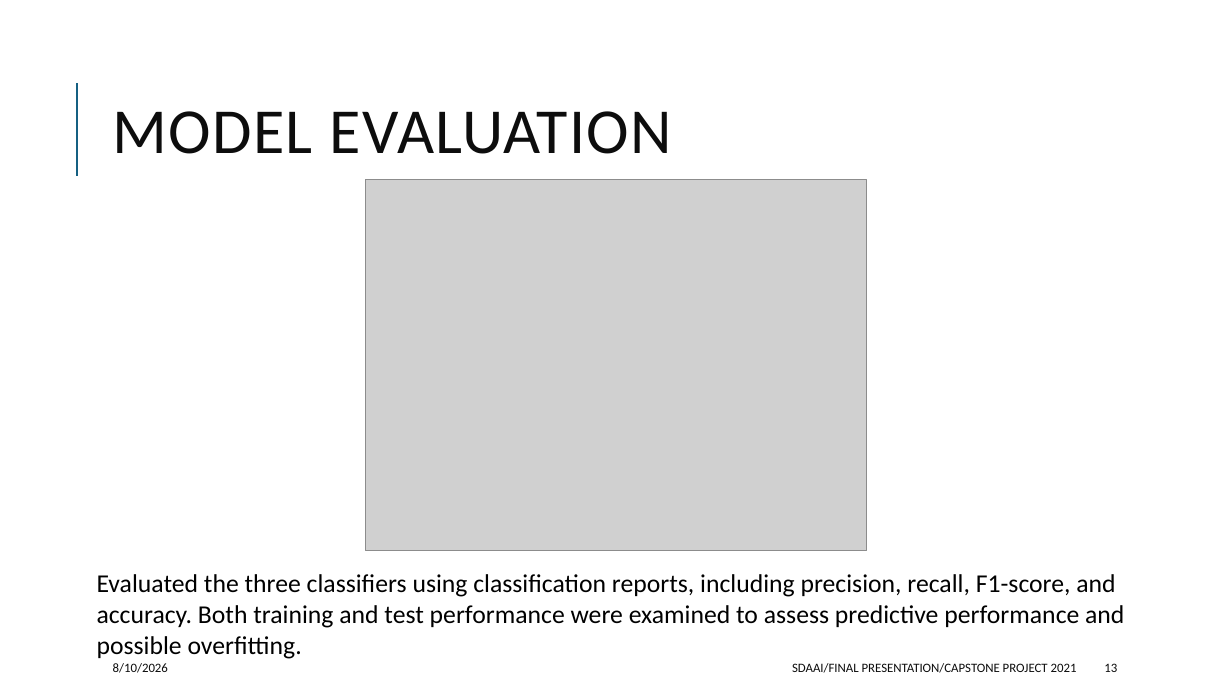
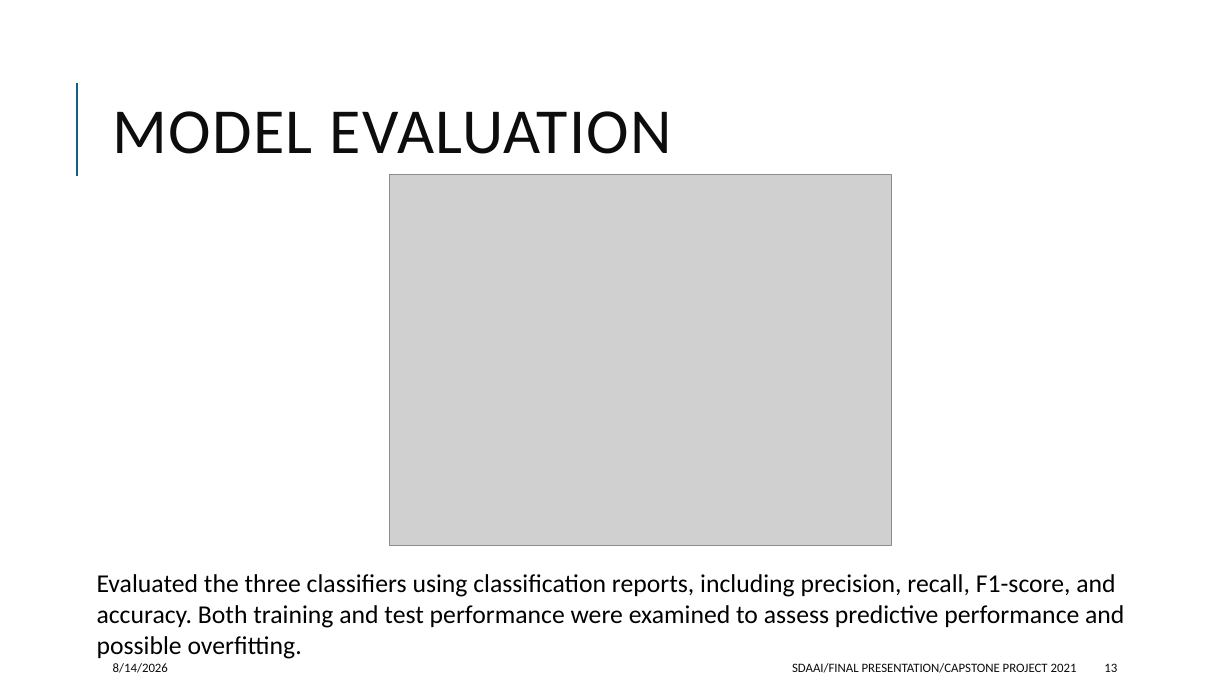
Before and after one commit to jeffwongqy/Streamlit-Based-Diabetes-Risk-Classification-Using-Machine-Learning, a slide deck: slide 13 of final_presentation.pptx. Drawn at 1232x693 pixels with LibreOffice and Linux fonts; fonts in the diff are those of the drawing; grey boxes stand for pictures. Boxes give left, top, right and bottom in pixels: in the first picture for what was removed or moved away, otherwise in the second. Text is boxed around its words. In the diff, an @@ line names an element or a change of style, - is before the commit and + after.

```diff
--- a/final_presentation.pptx
+++ b/final_presentation.pptx
@@ picture moved from (x1=365, y1=179, x2=867, y2=551) to (x1=390, y1=175, x2=892, y2=546) @@
@@ text at (x1=113, y1=663, x2=168, y2=673): text changed @@
-8/10/2026
+8/14/2026
```
Also in this commit, not shown: 14 other slides changed, 4 slides added, 2 other files.
